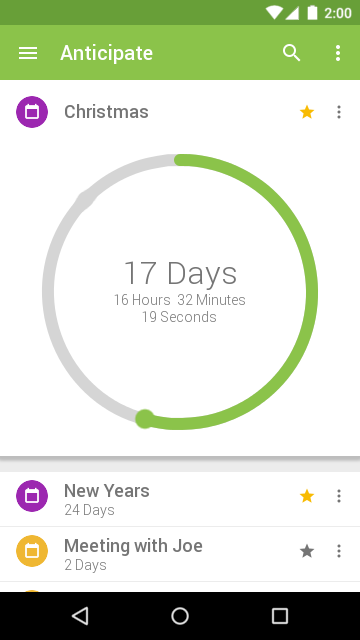
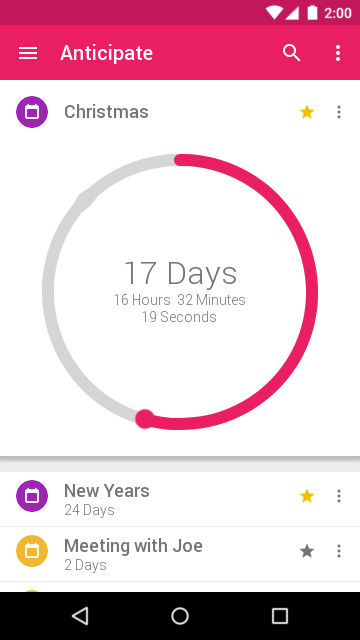
Two versions of the same layered image (360px x 640px). Layer-by-layer changes:
added layer "Status BG copy #3" in group "Status Bar" over left=0, top=0, right=360, bottom=25
added layer "Status BG copy" in group "Status Bar" over left=0, top=0, right=360, bottom=25
hid "Status BG" over left=0, top=0, right=360, bottom=25
added layer "Action BG copy #3" in group "Action Bar" over left=0, top=25, right=360, bottom=80
added layer "Action BG copy" in group "Action Bar" over left=0, top=25, right=360, bottom=80
hid "Action BG" over left=0, top=25, right=360, bottom=80
added layer "Days Dot copy #3" in group "Timer Circle" over left=134, top=408, right=156, bottom=430
hid "Days Dot" over left=134, top=408, right=156, bottom=430
added layer "Days Ring copy #3" in group "Timer Circle" over left=139, top=154, right=318, bottom=430
hid "Days Ring" over left=139, top=154, right=318, bottom=430
